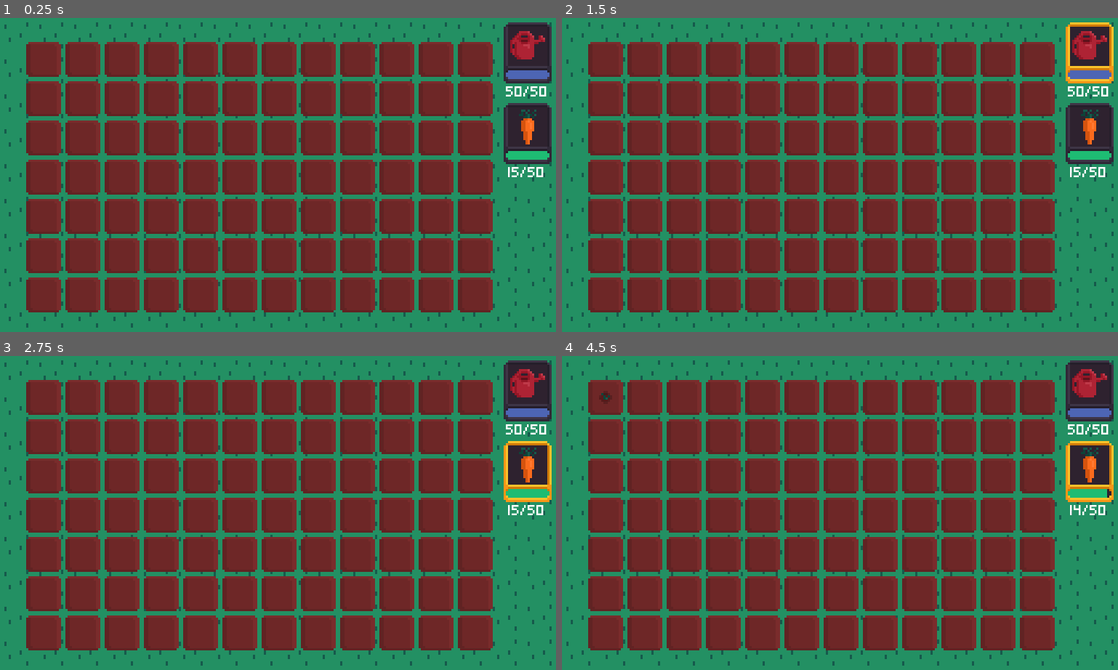
Above: before the commit, frames 1-4 (two rows, left to right).
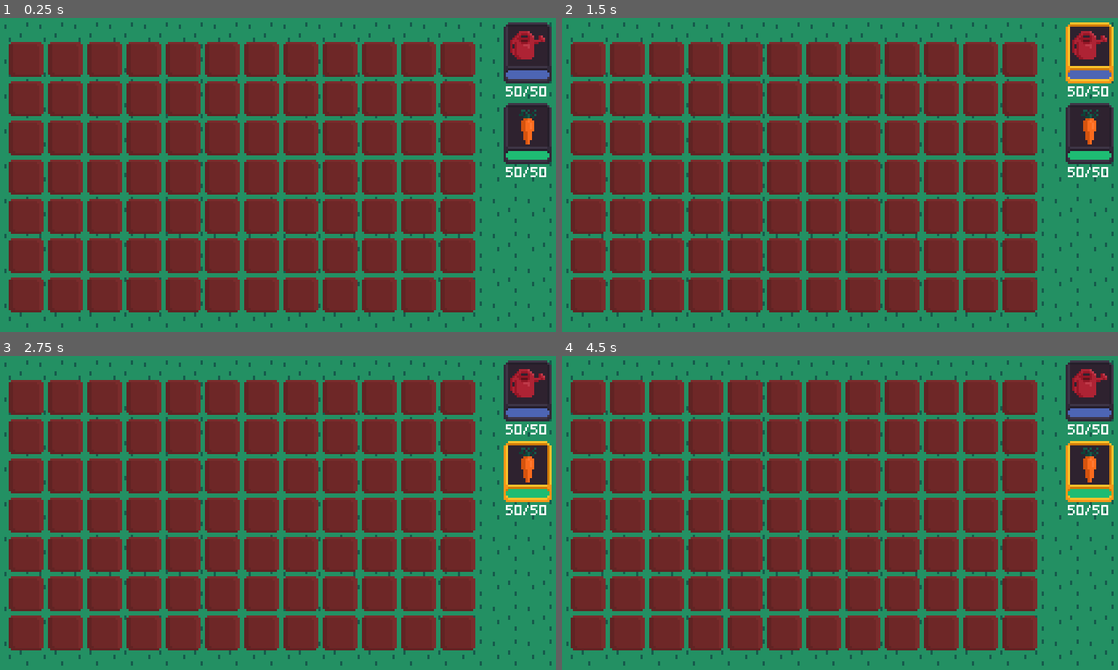
Above: after the commit, the same moments.

Repository: theludovyc/JamEstLa4
Game: Godot game, scene res://Scene/garden/Garden.tscn
Two runs of this game, one before a commit and one after it. Both use one fixed random seed, a clock stepped at 60 frames per second and the inputs below.
Inputs (mouse positions are in pixels of both pictures, inside the frame that each line leads up to):
- Up to frame 1 (0.25 s): no input
- Up to frame 2 (1.5 s): click (606, 58) at 0.52 s; click (1090, 46) at 1.25 s
- Up to frame 3 (2.75 s): click (528, 465) at 2 s
- Up to frame 4 (4.5 s): click (1090, 384) at 2.75 s; click (1090, 465) at 3.5 s; click (606, 396) at 4.27 s

The runs differ from the first frame. In frame 1, 20% of the frame differs, in the area x 1-99%, y 7-94%; in frame 2, 20%; in frame 3, 20%; in frame 4, 20%.

Commit message:
Plantation growing & configuring

Diff:
--- a/Item/seeds/Carrot.tres
+++ b/Item/seeds/Carrot.tres
@@ -8,6 +8,7 @@
 script = ExtResource( 1 )
 SeedName = "Carrot"
 GrowDuration = 20
-GrowSteps = 4
+GrowSteps = 3
 VegetableSprite = ExtResource( 3 )
 PlantSprite = ExtResource( 2 )
+GrowTotalTime = 600
--- /dev/null
+++ b/Item/seeds/Eggplant.tres
@@ -0,0 +1,10 @@
+[gd_resource type="Resource" load_steps=2 format=2]
+
+[ext_resource path="res://Script/garden/Seed.gd" type="Script" id=1]
+
+[resource]
+script = ExtResource( 1 )
+SeedName = "Eggplant"
+GrowDuration = 50
+GrowSteps = 4
+GrowTotalTime = 600
--- a/Scene/garden/Garden.tscn
+++ b/Scene/garden/Garden.tscn
@@ -185,255 +185,255 @@
 tile_data = PoolIntArray( 0, 0, 0, 1, 0, 0, 2, 0, 0, 3, 0, 0, 4, 0, 0, 5, 0, 0, 6, 0, 0, 7, 0, 0, 8, 0, 0, 9, 0, 0, 10, …(1833 unchanged characters)…
 
 [node name="Plot" parent="." instance=ExtResource( 1 )]
-position = Vector2( 21, 19 )
+position = Vector2( 13, 19 )
 
 [node name="Plot2" parent="." instance=ExtResource( 1 )]
-position = Vector2( 39, 19 )
+position = Vector2( 31, 19 )
 
 [node name="Plot3" parent="." instance=ExtResource( 1 )]
-position = Vector2( 57, 19 )
+position = Vector2( 49, 19 )
 
 [node name="Plot4" parent="." instance=ExtResource( 1 )]
-position = Vector2( 75, 19 )
+position = Vector2( 67, 19 )
 
 [node name="Plot5" parent="." instance=ExtResource( 1 )]
-position = Vector2( 93, 19 )
+position = Vector2( 85, 19 )
 
 [node name="Plot6" parent="." instance=ExtResource( 1 )]
-position = Vector2( 111, 19 )
+position = Vector2( 103, 19 )
 
 [node name="Plot7" parent="." instance=ExtResource( 1 )]
-position = Vector2( 129, 19 )
+position = Vector2( 121, 19 )
 
 [node name="Plot8" parent="." instance=ExtResource( 1 )]
-position = Vector2( 147, 19 )
+position = Vector2( 139, 19 )
 
 [node name="Plot9" parent="." instance=ExtResource( 1 )]
-position = Vector2( 165, 19 )
+position = Vector2( 157, 19 )
 
 [node name="Plot10" parent="." instance=ExtResource( 1 )]
-position = Vector2( 183, 19 )
+position = Vector2( 175, 19 )
 
 [node name="Plot11" parent="." instance=ExtResource( 1 )]
-position = Vector2( 201, 19 )
+position = Vector2( 193, 19 )
 
 [node name="Plot12" parent="." instance=ExtResource( 1 )]
-position = Vector2( 219, 19 )
+position = Vector2( 211, 19 )
 
 [node name="Plot13" parent="." instance=ExtResource( 1 )]
-position = Vector2( 21, 37 )
+position = Vector2( 13, 37 )
 
 [node name="Plot14" parent="." instance=ExtResource( 1 )]
-position = Vector2( 39, 37 )
+position = Vector2( 31, 37 )
 
 [node name="Plot15" parent="." instance=ExtResource( 1 )]
-position = Vector2( 57, 37 )
+position = Vector2( 49, 37 )
 
 [node name="Plot16" parent="." instance=ExtResource( 1 )]
-position = Vector2( 75, 37 )
+position = Vector2( 67, 37 )
 
 [node name="Plot17" parent="." instance=ExtResource( 1 )]
-position = Vector2( 93, 37 )
+position = Vector2( 85, 37 )
 
 [node name="Plot18" parent="." instance=ExtResource( 1 )]
-position = Vector2( 111, 37 )
+position = Vector2( 103, 37 )
 
 [node name="Plot19" parent="." instance=ExtResource( 1 )]
-position = Vector2( 129, 37 )
+position = Vector2( 121, 37 )
 
 [node name="Plot20" parent="." instance=ExtResource( 1 )]
-position = Vector2( 147, 37 )
+position = Vector2( 139, 37 )
 
 [node name="Plot21" parent="." instance=ExtResource( 1 )]
-position = Vector2( 165, 37 )
+position = Vector2( 157, 37 )
 
 [node name="Plot22" parent="." instance=ExtResource( 1 )]
-position = Vector2( 183, 37 )
+position = Vector2( 175, 37 )
 
 [node name="Plot23" parent="." instance=ExtResource( 1 )]
-position = Vector2( 201, 37 )
+position = Vector2( 193, 37 )
 
 [node name="Plot24" parent="." instance=ExtResource( 1 )]
-position = Vector2( 219, 37 )
+position = Vector2( 211, 37 )
 
 [node name="Plot25" parent="." instance=ExtResource( 1 )]
-position = Vector2( 21, 55 )
+position = Vector2( 13, 55 )
 
 [node name="Plot26" parent="." instance=ExtResource( 1 )]
-position = Vector2( 39, 55 )
+position = Vector2( 31, 55 )
 
 [node name="Plot27" parent="." instance=ExtResource( 1 )]
-position = Vector2( 57, 55 )
+position = Vector2( 49, 55 )
 
 [node name="Plot28" parent="." instance=ExtResource( 1 )]
-position = Vector2( 75, 55 )
+position = Vector2( 67, 55 )
 
 [node name="Plot29" parent="." instance=ExtResource( 1 )]
-position = Vector2( 93, 55 )
+position = Vector2( 85, 55 )
 
 [node name="Plot30" parent="." instance=ExtResource( 1 )]
-position = Vector2( 111, 55 )
+position = Vector2( 103, 55 )
 
 [node name="Plot31" parent="." instance=ExtResource( 1 )]
-position = Vector2( 129, 55 )
+position = Vector2( 121, 55 )
 
 [node name="Plot32" parent="." instance=ExtResource( 1 )]
-position = Vector2( 147, 55 )
+position = Vector2( 139, 55 )
 
 [node name="Plot33" parent="." instance=ExtResource( 1 )]
-position = Vector2( 165, 55 )
+position = Vector2( 157, 55 )
 
 [node name="Plot34" parent="." instance=ExtResource( 1 )]
-position = Vector2( 183, 55 )
+position = Vector2( 175, 55 )
 
 [node name="Plot35" parent="." instance=ExtResource( 1 )]
-position = Vector2( 201, 55 )
+position = Vector2( 193, 55 )
 
 [node name="Plot36" parent="." instance=ExtResource( 1 )]
-position = Vector2( 219, 55 )
+position = Vector2( 211, 55 )
 
 [node name="Plot37" parent="." instance=ExtResource( 1 )]
-position = Vector2( 21, 73 )
+position = Vector2( 13, 73 )
 
 [node name="Plot38" parent="." instance=ExtResource( 1 )]
-position = Vector2( 39, 73 )
+position = Vector2( 31, 73 )
 
 [node name="Plot39" parent="." instance=ExtResource( 1 )]
-position = Vector2( 57, 73 )
+position = Vector2( 49, 73 )
 
 [node name="Plot40" parent="." instance=ExtResource( 1 )]
-position = Vector2( 75, 73 )
+position = Vector2( 67, 73 )
 
 [node name="Plot41" parent="." instance=ExtResource( 1 )]
-position = Vector2( 93, 73 )
+position = Vector2( 85, 73 )
 
 [node name="Plot42" parent="." instance=ExtResource( 1 )]
-position = Vector2( 111, 73 )
+position = Vector2( 103, 73 )
 
 [node name="Plot43" parent="." instance=ExtResource( 1 )]
-position = Vector2( 129, 73 )
+position = Vector2( 121, 73 )
 
 [node name="Plot44" parent="." instance=ExtResource( 1 )]
-position = Vector2( 147, 73 )
+position = Vector2( 139, 73 )
 
 [node name="Plot45" parent="." instance=ExtResource( 1 )]
-position = Vector2( 165, 73 )
+position = Vector2( 157, 73 )
 
 [node name="Plot46" parent="." instance=ExtResource( 1 )]
-position = Vector2( 183, 73 )
+position = Vector2( 175, 73 )
 
 [node name="Plot47" parent="." instance=ExtResource( 1 )]
-position = Vector2( 201, 73 )
+position = Vector2( 193, 73 )
 
 [node name="Plot48" parent="." instance=ExtResource( 1 )]
-position = Vector2( 219, 73 )
+position = Vector2( 211, 73 )
 
 [node name="Plot49" parent="." instance=ExtResource( 1 )]
-position = Vector2( 21, 91 )
+position = Vector2( 13, 91 )
 
 [node name="Plot50" parent="." instance=ExtResource( 1 )]
-position = Vector2( 39, 91 )
+position = Vector2( 31, 91 )
 
 [node name="Plot51" parent="." instance=ExtResource( 1 )]
-position = Vector2( 57, 91 )
+position = Vector2( 49, 91 )
 
 [node name="Plot52" parent="." instance=ExtResource( 1 )]
-position = Vector2( 75, 91 )
+position = Vector2( 67, 91 )
 
 [node name="Plot53" parent="." instance=ExtResource( 1 )]
-position = Vector2( 93, 91 )
+position = Vector2( 85, 91 )
 
 [node name="Plot54" parent="." instance=ExtResource( 1 )]
-position = Vector2( 111, 91 )
+position = Vector2( 103, 91 )
 
 [node name="Plot55" parent="." instance=ExtResource( 1 )]
-position = Vector2( 129, 91 )
+position = Vector2( 121, 91 )
 
 [node name="Plot56" parent="." instance=ExtResource( 1 )]
-position = Vector2( 147, 91 )
+position = Vector2( 139, 91 )
 
 [node name="Plot57" parent="." instance=ExtResource( 1 )]
-position = Vector2( 165, 91 )
+position = Vector2( 157, 91 )
 
 [node name="Plot58" parent="." instance=ExtResource( 1 )]
-position = Vector2( 183, 91 )
+position = Vector2( 175, 91 )
 
 [node name="Plot59" parent="." instance=ExtResource( 1 )]
-position = Vector2( 201, 91 )
+position = Vector2( 193, 91 )
 
 [node name="Plot60" parent="." instance=ExtResource( 1 )]
-position = Vector2( 219, 91 )
+position = Vector2( 211, 91 )
 
 [node name="Plot61" parent="." instance=ExtResource( 1 )]
-position = Vector2( 21, 109 )
+position = Vector2( 13, 109 )
 
 [node name="Plot62" parent="." instance=ExtResource( 1 )]
-position = Vector2( 39, 109 )
+position = Vector2( 31, 109 )
 
 [node name="Plot63" parent="." instance=ExtResource( 1 )]
-position = Vector2( 57, 109 )
+position = Vector2( 49, 109 )
 
 [node name="Plot64" parent="." instance=ExtResource( 1 )]
-position = Vector2( 75, 109 )
+position = Vector2( 67, 109 )
 
 [node name="Plot65" parent="." instance=ExtResource( 1 )]
-position = Vector2( 93, 109 )
+position = Vector2( 85, 109 )
 
 [node name="Plot66" parent="." instance=ExtResource( 1 )]
-position = Vector2( 111, 109 )
+position = Vector2( 103, 109 )
 
 [node name="Plot67" parent="." instance=ExtResource( 1 )]
-position = Vector2( 129, 109 )
+position = Vector2( 121, 109 )
 
 [node name="Plot68" parent="." instance=ExtResource( 1 )]
-position = Vector2( 147, 109 )
+position = Vector2( 139, 109 )
 
 [node name="Plot69" parent="." instance=ExtResource( 1 )]
-position = Vector2( 165, 109 )
+position = Vector2( 157, 109 )
 
 [node name="Plot70" parent="." instance=ExtResource( 1 )]
-position = Vector2( 183, 109 )
+position = Vector2( 175, 109 )
 
 [node name="Plot71" parent="." instance=ExtResource( 1 )]
-position = Vector2( 201, 109 )
+position = Vector2( 193, 109 )
 
 [node name="Plot72" parent="." instance=ExtResource( 1 )]
-position = Vector2( 219, 109 )
+position = Vector2( 211, 109 )
 
 [node name="Plot73" parent="." instance=ExtResource( 1 )]
-position = Vector2( 21, 127 )
+position = Vector2( 13, 127 )
 
 [node name="Plot74" parent="." instance=ExtResource( 1 )]
-position = Vector2( 39, 127 )
+position = Vector2( 31, 127 )
 
 [node name="Plot75" parent="." instance=ExtResource( 1 )]
-position = Vector2( 57, 127 )
+position = Vector2( 49, 127 )
 
 [node name="Plot76" parent="." instance=ExtResource( 1 )]
-position = Vector2( 75, 127 )
+position = Vector2( 67, 127 )
 
 [node name="Plot77" parent="." instance=ExtResource( 1 )]
-position = Vector2( 93, 127 )
+position = Vector2( 85, 127 )
 
 [node name="Plot78" parent="." instance=ExtResource( 1 )]
-position = Vector2( 111, 127 )
+position = Vector2( 103, 127 )
 
 [node name="Plot79" parent="." instance=ExtResource( 1 )]
-position = Vector2( 129, 127 )
+position = Vector2( 121, 127 )
 
 [node name="Plot80" parent="." instance=ExtResource( 1 )]
-position = Vector2( 147, 127 )
+position = Vector2( 139, 127 )
 
 [node name="Plot81" parent="." instance=ExtResource( 1 )]
-position = Vector2( 165, 127 )
+position = Vector2( 157, 127 )
 
 [node name="Plot82" parent="." instance=ExtResource( 1 )]
-position = Vector2( 183, 127 )
+position = Vector2( 175, 127 )
 
 [node name="Plot83" parent="." instance=ExtResource( 1 )]
-position = Vector2( 201, 127 )
+position = Vector2( 193, 127 )
 
 [node name="Plot84" parent="." instance=ExtResource( 1 )]
-position = Vector2( 219, 127 )
+position = Vector2( 211, 127 )
 [connection signal="pressed" from="Interface/WaterinCanBtn" to="." method="wateringcan_mode"]
 [connection signal="pressed" from="Interface/SeedBtn" to="." method="seed_select"]
--- a/Scene/garden/Plot.tscn
+++ b/Scene/garden/Plot.tscn
@@ -1,10 +1,11 @@
-[gd_scene load_steps=6 format=2]
+[gd_scene load_steps=7 format=2]
 
 [ext_resource path="res://ressources/sprites/garden/dirt.png" type="Texture" id=1]
 [ext_resource path="res://Script/garden/Plot.gd" type="Script" id=2]
 [ext_resource path="res://ressources/sprites/garden/effect_sprinkle.png" type="Texture" id=3]
 [ext_resource path="res://ressources/sprites/garden/effect_seeded.png" type="Texture" id=4]
 [ext_resource path="res://ressources/sprites/garden/plantations/carrot.png" type="Texture" id=5]
+[ext_resource path="res://ressources/sprites/garden/plantations/eggplant.png" type="Texture" id=6]
 
 [node name="Plot" type="Node2D"]
 script = ExtResource( 2 )
@@ -25,9 +26,17 @@
 [node name="Plants" type="Node2D" parent="."]
 
 [node name="Carrot" type="Sprite" parent="Plants"]
+visible = false
 texture = ExtResource( 5 )
 region_enabled = true
 region_rect = Rect2( 0, 0, 16, 16 )
+
+[node name="Eggplant" type="Sprite" parent="Plants"]
+visible = false
+position = Vector2( 0, -4 )
+texture = ExtResource( 6 )
+region_enabled = true
+region_rect = Rect2( 0, 0, 16, 24 )
 
 [node name="PlotBtn" type="Button" parent="."]
 margin_left = -8.0
@@ -36,6 +45,7 @@
 margin_bottom = 24.0
 rect_scale = Vector2( 0.5, 0.5 )
 focus_mode = 0
+action_mode = 0
 enabled_focus_mode = 0
 flat = true
 __meta__ = {
@@ -43,5 +53,9 @@
 }
 
 [node name="Evaporation" type="Timer" parent="."]
+
+[node name="Growing" type="Timer" parent="."]
+one_shot = true
 [connection signal="button_down" from="PlotBtn" to="." method="action_used"]
 [connection signal="timeout" from="Evaporation" to="." method="evaporation"]
+[connection signal="timeout" from="Growing" to="." method="growing"]
--- a/Script/garden/Garden.gd
+++ b/Script/garden/Garden.gd
@@ -1,45 +1,67 @@
 extends Node2D
 
+# Exports
 export (int, 1, 99999999) var EvaporationTime = 600
 export (Array) var Seeds = []
 
+# Nodes
 onready var Interface = $Interface
 
-var plot_obj = preload("res://Scene/garden/Plot.tscn")
-
+# Actions
 var current_action: String = ""
 
+# Watering
 var max_water: int = 50
-var water: int = 50
+var water: int = 50 setget set_water
 
+# Planting
 var seed_type
 var seed_max = 50
-var seed_count = 15
+var seed_count = 50 setget set_seed_count
 
 
 func _ready():
-	Interface.get_node("Watering").get_node("WaterLevel").max_value = max_water
 	for child in get_children():
 		if child is Plot:
 			child.get_node("Evaporation").wait_time = EvaporationTime
+	update_water_bar()
+	update_seed_bar()
 
 
-func _process(_delta):
+func set_water(value):
+	water = value
+	update_water_bar()
+
+
+func set_seed_count(value):
+	seed_count = value
+	update_seed_bar()
+
+
+func update_water_bar():
+	Interface.get_node("Watering").get_node("WaterLevel").max_value = max_water
 	Interface.get_node("Watering").get_node("WaterLevel").value = water
 	Interface.get_node("Watering").get_node("Stat").text = str(water) + "/" + str(max_water)
+
+
+func update_seed_bar():
+	Interface.get_node("Planting").get_node("SeedsLevel").max_value = seed_count
 	Interface.get_node("Planting").get_node("SeedsLevel").value = seed_count
 	Interface.get_node("Planting").get_node("Stat").text = str(seed_count) + "/" + str(seed_max)
 
 
+# On click watering can
 func wateringcan_mode():
 	toggle_curent_action("Watering")
 
 
+# On click plantation
 func seed_select():
 	seed_type = Seeds[0]  # Temporary seed for test
 	toggle_curent_action("Planting")
 
 
+# Actions manager
 func toggle_curent_action(action: String = ""):
 	if current_action == action:
 		action = ""
--- a/Script/garden/Plot.gd
+++ b/Script/garden/Plot.gd
@@ -1,21 +1,50 @@
 extends Node2D
 class_name Plot
 
+# Plot effects
 onready var Effect_Watered = $Effects/Sprinkled
 onready var Effect_Seeded = $Effects/Seeded
+
+# List of plantations
 onready var Plants = $Plants
 
+# Growing timer / speed
+onready var Growing = $Growing
+
+# Garden
 var Garden: Node2D
 
+# Current plantation sprite
+var PlantSprite: Sprite
+
+# Informations
 var has_water: bool = false
 var has_seed: bool = false
+var grow_time: int = 0
+var grow_modifier: float = 1.0
+var is_harvestable: bool = false
 
 
 func _ready():
 	Garden = get_parent()
 	Plants.visible = false
+	randomize_grow_modifier()
 
 
+func _process(_delta):
+	if Growing.is_stopped() && has_seed:
+		Growing.start()
+	if has_water:
+		Growing.wait_time = 0.75 * grow_modifier
+	else:
+		Growing.wait_time = 1 * grow_modifier
+
+
+func randomize_grow_modifier():
+	grow_modifier = rand_range(0.8, 1.2)
+
+
+# On click on plot
 func action_used():
 	if Garden.current_action != "":
 		match Garden.current_action:
@@ -25,30 +54,63 @@
 				planting()
 
 
+# When timer Growing is ended
+func growing():
+	if grow_time < Garden.seed_type.GrowDuration:
+		grow_time += 1
+		time_changed()
+		randomize_grow_modifier()
+	else:
+		is_harvestable = true
+
+
+# Check for growing stade
+func time_changed():
+	var grow_duration = Garden.seed_type.GrowDuration
+	var grow_steps = Garden.seed_type.GrowSteps
+
+	var step = grow_duration / grow_steps
+	var current_stade = floor(grow_time / step)
+	change_stade_to(current_stade)
+
+
+# Define the current sprite
+func change_stade_to(current_stade):
+	if PlantSprite != null:
+		current_stade -= 1
+		var sprite_size: Vector2 = PlantSprite.region_rect.size
+		PlantSprite.region_rect.position = Vector2(sprite_size.x * current_stade, 0)
+
+
+# Watering the plot
 func watering():
 	if Garden.water > 0 && ! has_water:
-		print("Watering")
 		$Evaporation.start()
 		Garden.water -= 1
 		Effect_Watered.visible = true
 		has_water = true
 
 
+# Planting seed in plot
 func planting():
 	if Garden.seed_count > 0 && Garden.seed_type != null && ! has_seed:
-		print("Planting: " + Garden.seed_type.SeedName)
+		for plant in Plants.get_children():
+			plant.visible = false
 		for plant in Garden.Seeds:
-			var plot_plant = Plants.get_node("plant")
-			if plot_plant != null:
-				if plant is Sprite && plant.name == Garden.seed_type.SeedName:
-					plot_plant.visible = true
-				plot_plant.visible = false
+			if Plants.find_node(plant.SeedName):
+				var plant_node = Plants.get_node(plant.SeedName)
+				if plant_node != null:
+					if plant.SeedName == Garden.seed_type.SeedName:
+						PlantSprite = plant_node
+						PlantSprite.visible = true
 		Plants.visible = true
 		Effect_Seeded.visible = true
 		Garden.seed_count -= 1
 		has_seed = true
+		change_stade_to(0)
 
 
+# End of timer Evaporation
 func evaporation():
 	has_water = false
 	Effect_Watered.visible = false
--- a/Script/garden/Seed.gd
+++ b/Script/garden/Seed.gd
@@ -2,7 +2,6 @@
 class_name Seed
 
 export (String) var SeedName = ""
-export (int, 1, 999999999999999) var GrowDuration = 600
-export (int, 1, 99) var GrowSteps = 4
+export (int, 1, 999999999) var GrowDuration = 600
+export (int, 2, 99) var GrowSteps = 2
 export (StreamTexture) var VegetableSprite = null
-export (StreamTexture) var PlantSprite = null
Binary file added: ressources/sprites/garden/plantations/eggplant.png
Not shown, added: ressources/sprites/garden/plantations/eggplant.png.import
Binary file added: ressources/sprites/inventory/eggplant-export.png
Not shown, added: ressources/sprites/inventory/eggplant-export.png.import
Binary file added: ressources/sprites/inventory/eggplant.png
Not shown, added: ressources/sprites/inventory/eggplant.png.import
